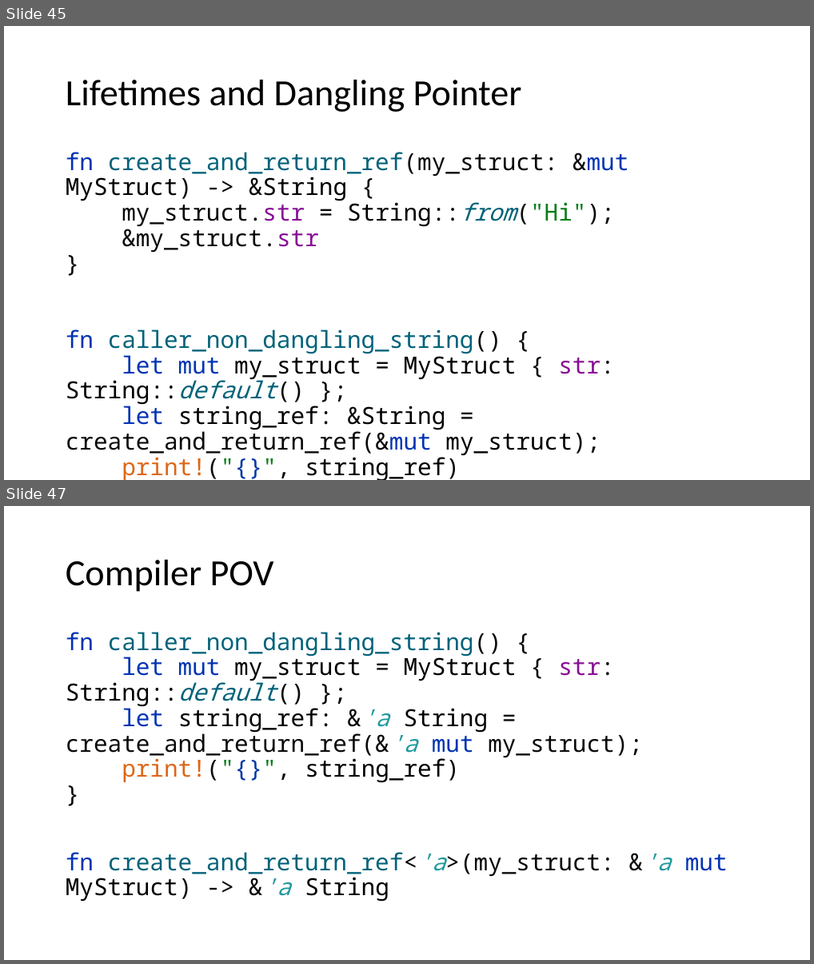
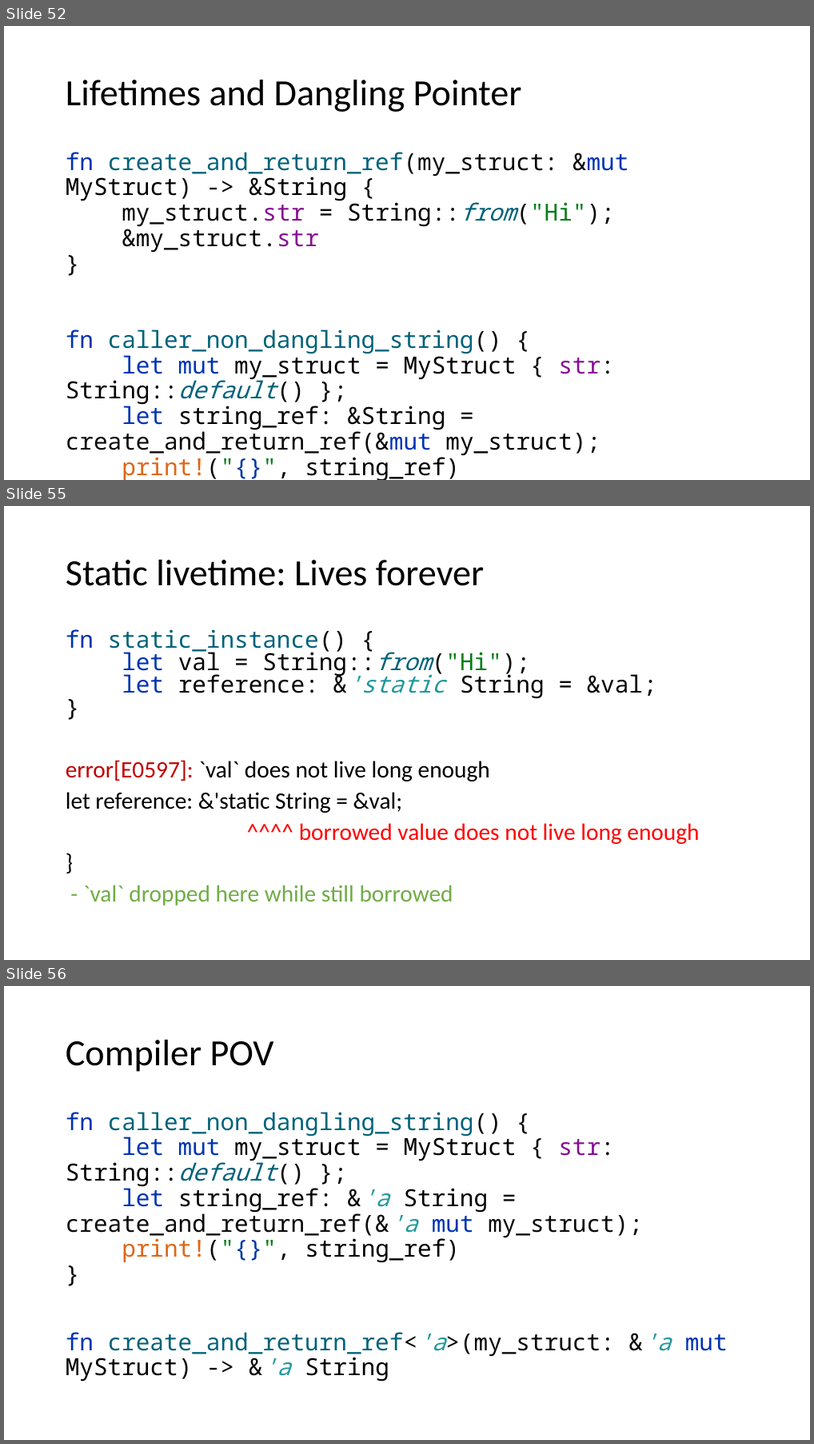
Before and after one commit to kugushev/course-rust-basics, a slide deck: src/02-Ownership/02-Ownership.pptx. Shown one above the other, each under a label of ours: slides 45 and 47 before the commit, slides 52, 55 and 56 after it; the slides between them are not shown. The pictures are 814x964 and 814x1444 pixels, drawn with LibreOffice and Linux fonts; fonts in the diff are those of the drawing. Boxes give left, top, right and bottom in pixels: in the first picture for what was removed or moved away, otherwise in the second. Text is boxed around its words. In the diff, an @@ line names an element or a change of style, - is before the commit and + after.

```diff
--- a/src/02-Ownership/02-Ownership.pptx
+++ b/src/02-Ownership/02-Ownership.pptx
@@ slide 55 added at <box>4,506,810,960</box>, background #FFFFFF @@
@@ title added at <box>66,560,484,586</box>, 44 pt, text #000000 @@
+Static livetime: Lives forever
@@ text added at <box>66,629,699,905</box>, 28 pt, text #000000 @@
+fn static_instance() {
+let val = String::from("Hi");
+let reference: &'static String = &val;
+}
+error[E0597]: `val` does not live long enough
+let reference: &'static String = &val;
+^^^^ borrowed value does not live long enough
+}
+- `val` dropped here while still borrowed
@@ what was slide 45 is now slide 52 @@
@@ what was slide 47 is now slide 56 @@
```
Also in this commit, not shown: 11 other slides added.
